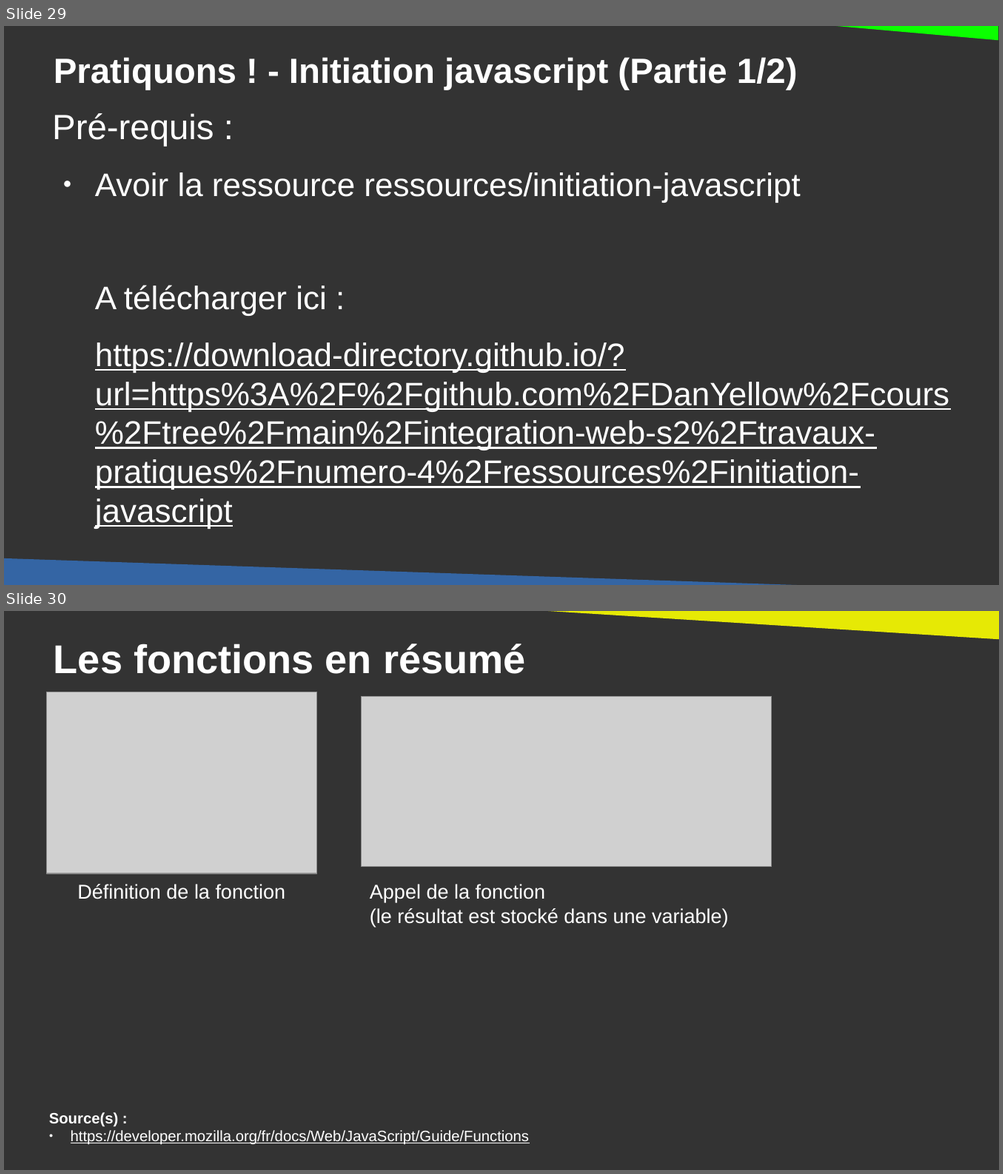
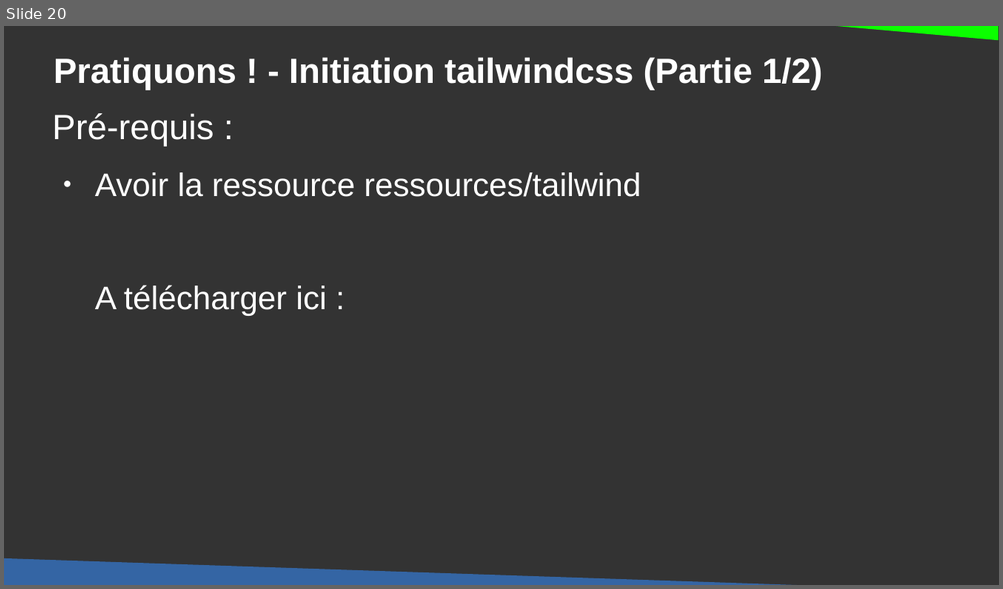
Before and after one commit to DanYellow/cours, a slide deck: integration-web-s2/travaux-pratiques/numero-5/presentation.odp. Shown one above the other, each under a label of ours: slides 29 and 30 before the commit, slide 20 after it. The pictures are 1003x1174 and 1003x589 pixels, drawn with LibreOffice and Linux fonts; fonts in the diff are those of the drawing; grey boxes stand for pictures. Boxes give left, top, right and bottom in pixels: in the first picture for what was removed or moved away, otherwise in the second. Text is boxed around its words. In the diff, an @@ line names an element or a change of style, - is before the commit and + after.

Commit message:
Add TP for tailwindcss

```diff
--- a/integration-web-s2/travaux-pratiques/numero-5/presentation.odp
+++ b/integration-web-s2/travaux-pratiques/numero-5/presentation.odp
@@ slide 30 removed at [4, 611, 999, 1170], background #333333 @@
@@ right triangle removed at [485, 611, 999, 640] @@
@@ title removed at [54, 644, 526, 674] @@
-Les fonctions en résumé
@@ picture removed at [46, 692, 316, 874] @@
@@ picture removed at [361, 697, 771, 867] @@
@@ text removed at [77, 884, 286, 900] @@
-Définition de la fonction
@@ text removed at [370, 884, 728, 927] @@
-Appel de la fonction
-(le résultat est stocké dans une variable)
@@ text removed at [49, 1113, 529, 1145] @@
-Source(s) :
-● https://developer.mozilla.org/fr/docs/Web/JavaScript/Guide/Functions
@@ what was slide 29 is now slide 20 @@
@@ slide 20 changed as well @@
@@ title at [54, 57, 822, 90]: text changed @@
-Pratiquons ! - Initiation javascript (Partie 1/2)
+Pratiquons ! - Initiation tailwindcss (Partie 1/2)
@@ text at [95, 173, 640, 197]: text changed @@
-● Avoir la ressource ressources/initiation-javascript
+● Avoir la ressource ressources/tailwind
@@ text at [95, 343, 949, 529]: paragraph removed @@
-https://download-directory.github.io/?url=https%3A%2F%2Fgithub.com%2FDanYellow%2Fcours%2Ftree%2Fmain%2Fintegration-web-s2%2Ftravaux-pratiques%2Fnumero-4%2Fressources%2Finitiation-javascript
```
Also in this commit, not shown: 2 other slides changed, 8 slides added, 58 other slides removed, 16 other files.
